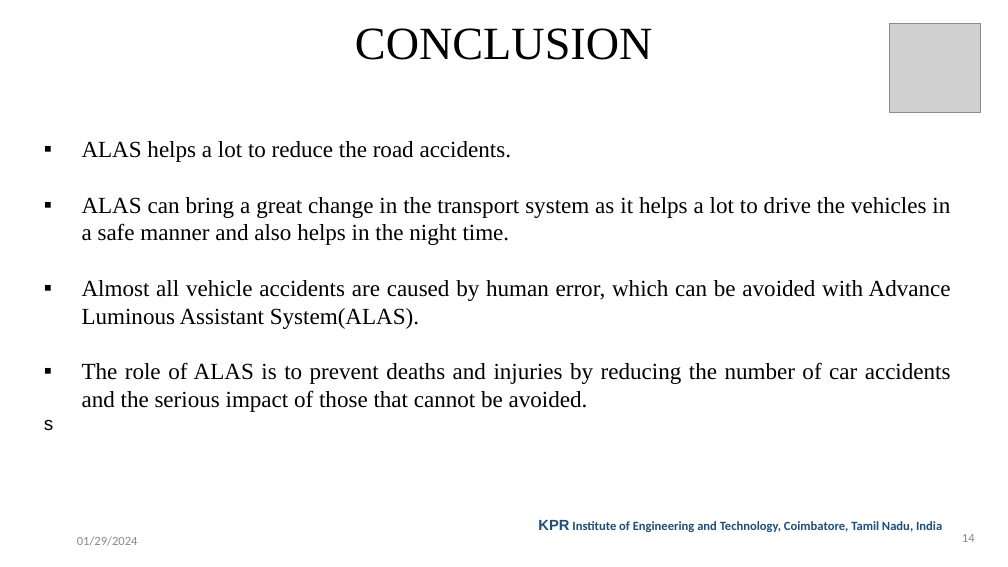
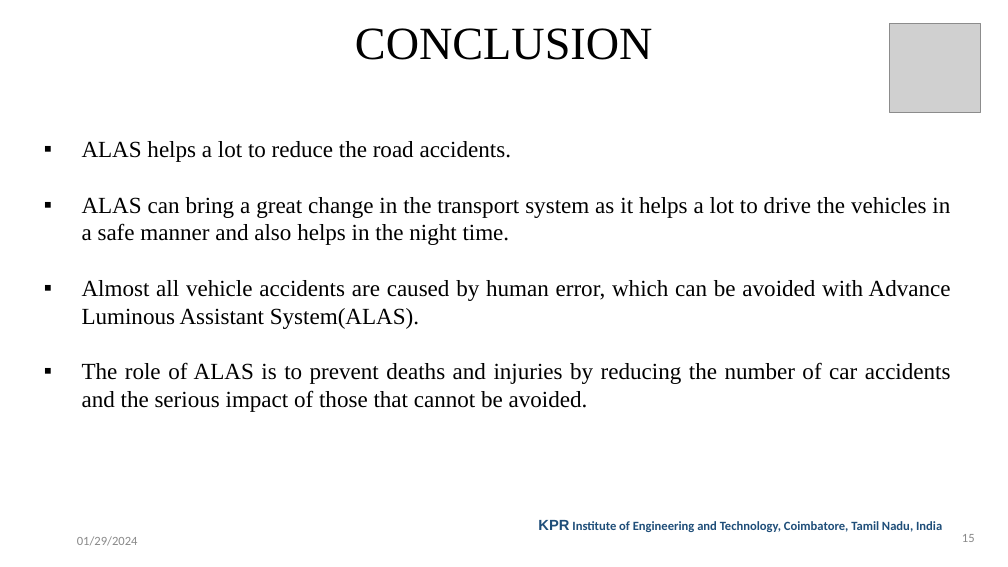
Before and after one commit to ARAVIND1702/ALAS_PPT, a slide deck: slide 15 of First Review-PPT_Template.pptx (slide 14 before the commit). Drawn at 1008x567 pixels with LibreOffice and Linux fonts; fonts in the diff are those of the drawing; grey boxes stand for pictures; background and template pictures are left out. Boxes give left, top, right and bottom in pixels: in the first picture for what was removed or moved away, otherwise in the second. Text is boxed around its words. In the diff, an @@ line names an element or a change of style, - is before the commit and + after.

```diff
--- a/First Review-PPT_Template.pptx
+++ b/First Review-PPT_Template.pptx
@@ text at (44, 420, 53, 431): paragraph removed @@
-s
@@ page number at (962, 534, 975, 542): text changed @@
-14
+15
```
Also in this commit, not shown: 12 other slides changed, 1 slide added.
